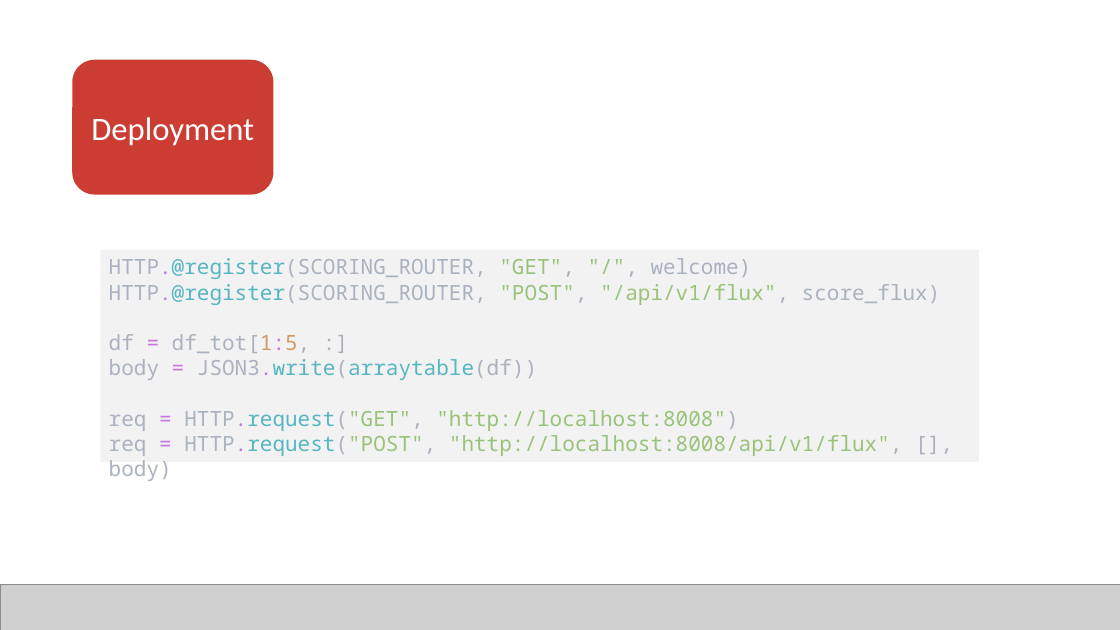
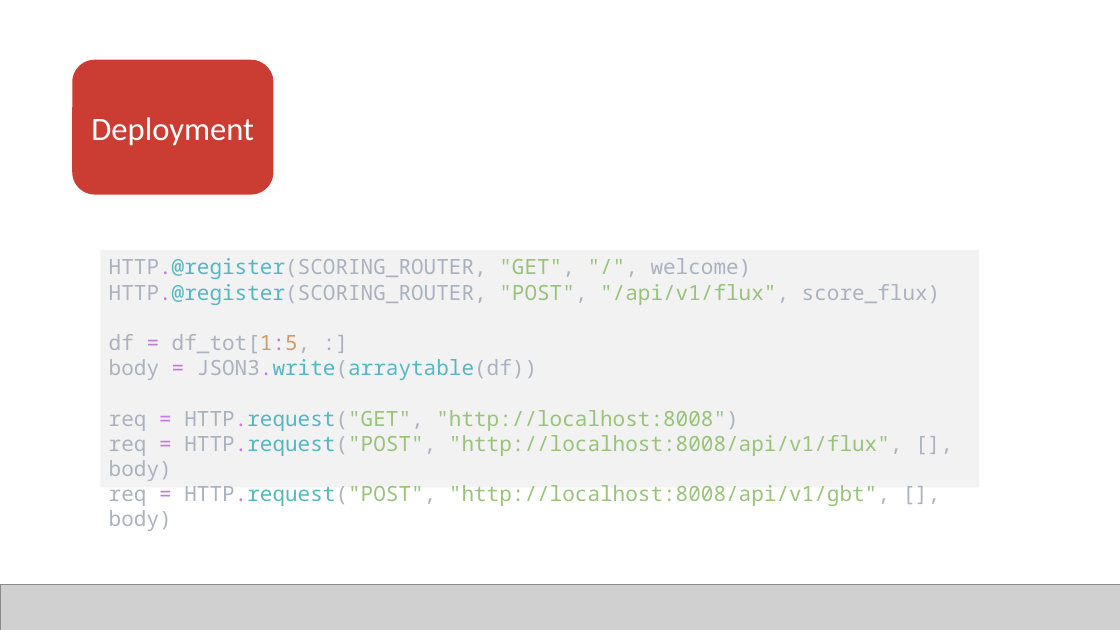
Before and after one commit to JuliaComputing/ScoringEngineDemo.jl, a slide deck: slide 13 of webinar-2022-02-17.pptx. Drawn at 1120x630 pixels with LibreOffice and Linux fonts; fonts in the diff are those of the drawing; grey boxes stand for pictures. Boxes give left, top, right and bottom in pixels: in the first picture for what was removed or moved away, otherwise in the second. Text is boxed around its words. In the diff, an @@ line names an element or a change of style, - is before the commit and + after.

```diff
--- a/webinar-2022-02-17.pptx
+++ b/webinar-2022-02-17.pptx
@@ rectangle "HTTP.@register(SCORING_ROUTER, "GET", "/", welcome)" resized from (x1=101, y1=250, x2=980, y2=461) to (x1=101, y1=250, x2=980, y2=487) @@
@@ text in rectangle at (x1=109, y1=485, x2=890, y2=531): paragraph added @@
+req = HTTP.request("POST", "http://localhost:8008/api/v1/gbt", [], body)
```
Also in this commit, not shown: 1 other slide changed, 3 other files.
